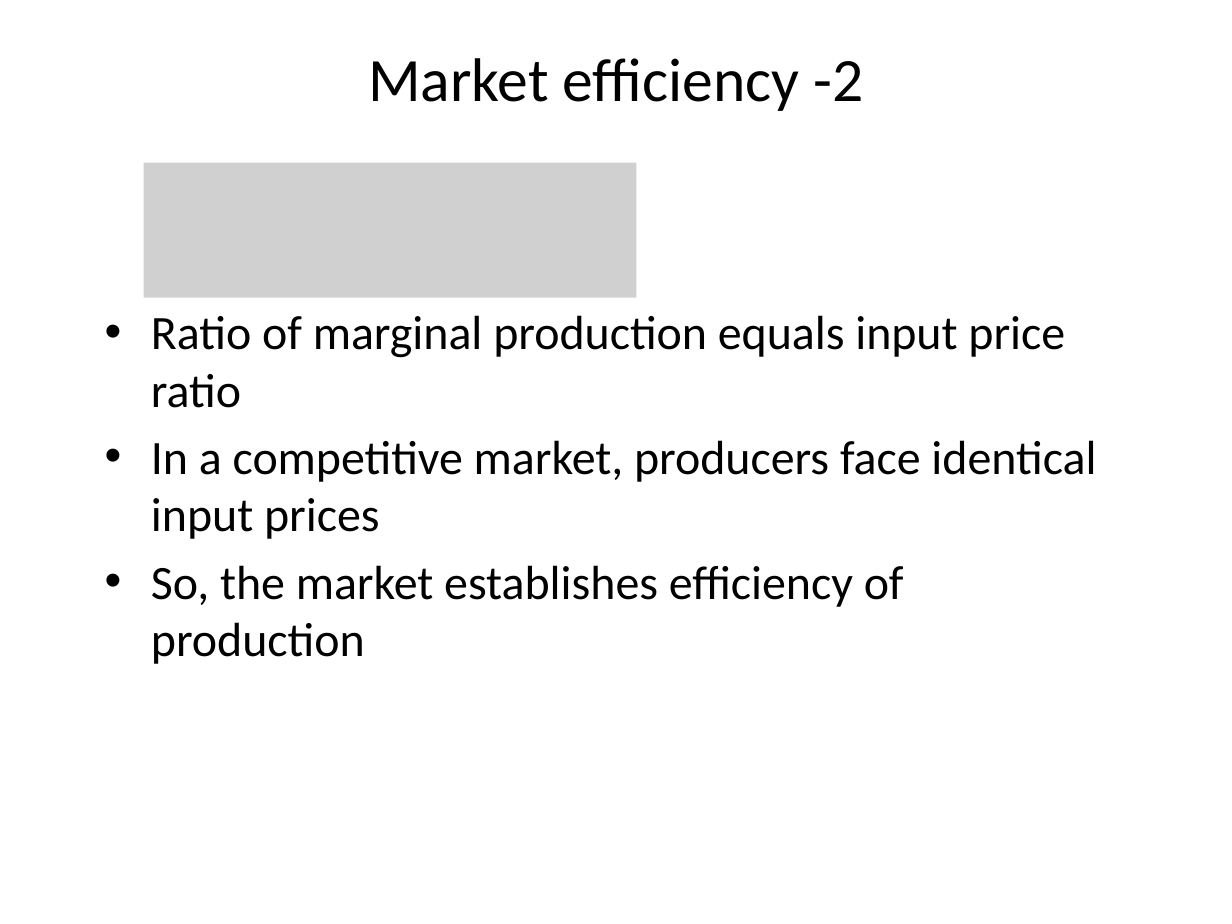
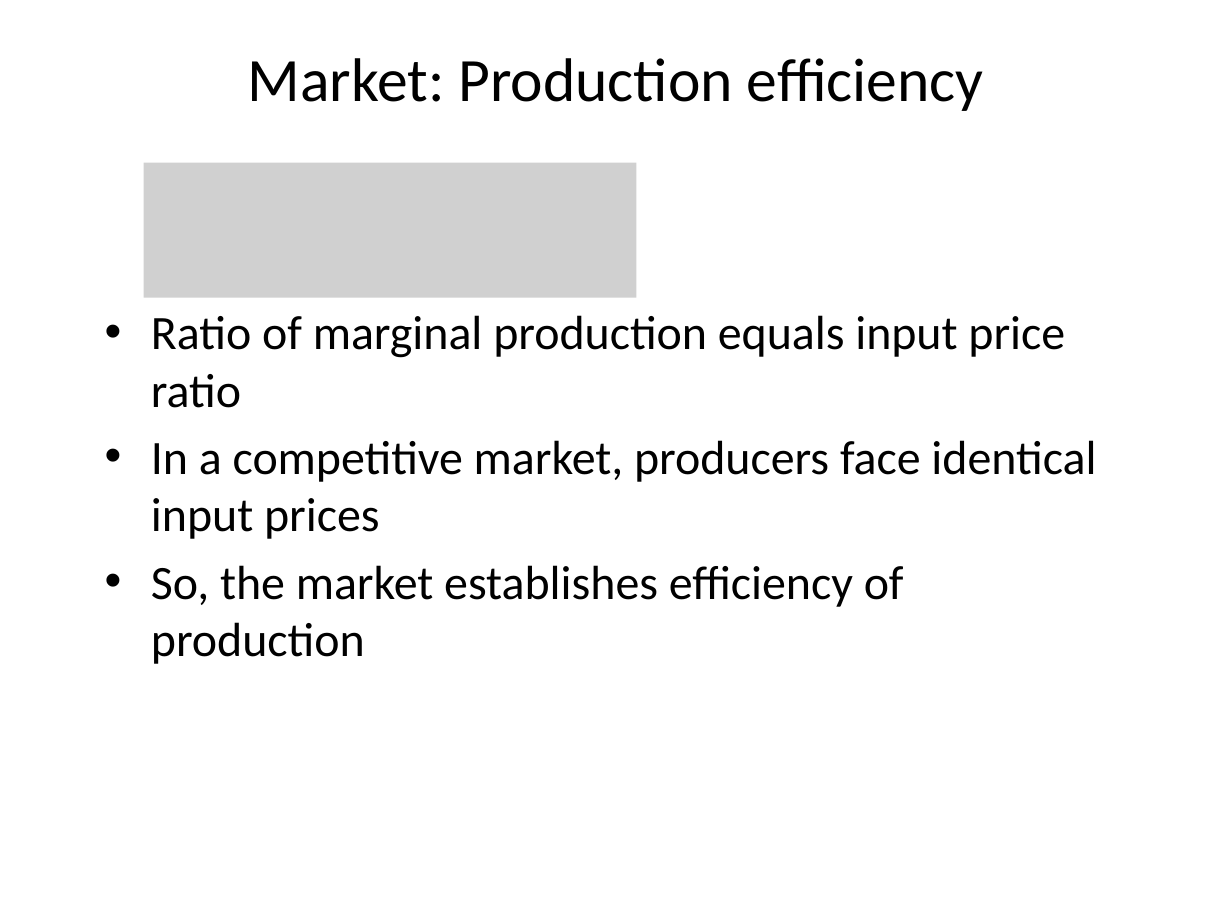
Before and after one commit to rtol/Environmental-Economics, a slide deck: slide 14 of EE2 Externalities.pptx (slide 12 before the commit). Drawn at 1232x924 pixels with LibreOffice and Linux fonts; fonts in the diff are those of the drawing; grey boxes stand for pictures. Boxes give left, top, right and bottom in pixels: in the first picture for what was removed or moved away, otherwise in the second. Text is boxed around its words. In the diff, an @@ line names an element or a change of style, - is before the commit and + after.

```diff
--- a/EE2 Externalities.pptx
+++ b/EE2 Externalities.pptx
@@ title at (x1=248, y1=58, x2=984, y2=111): text changed @@
-Market efficiency -2
+Market: Production efficiency
```
Also in this commit, not shown: 3 other slides changed, 6 slides added, 1 other file.
